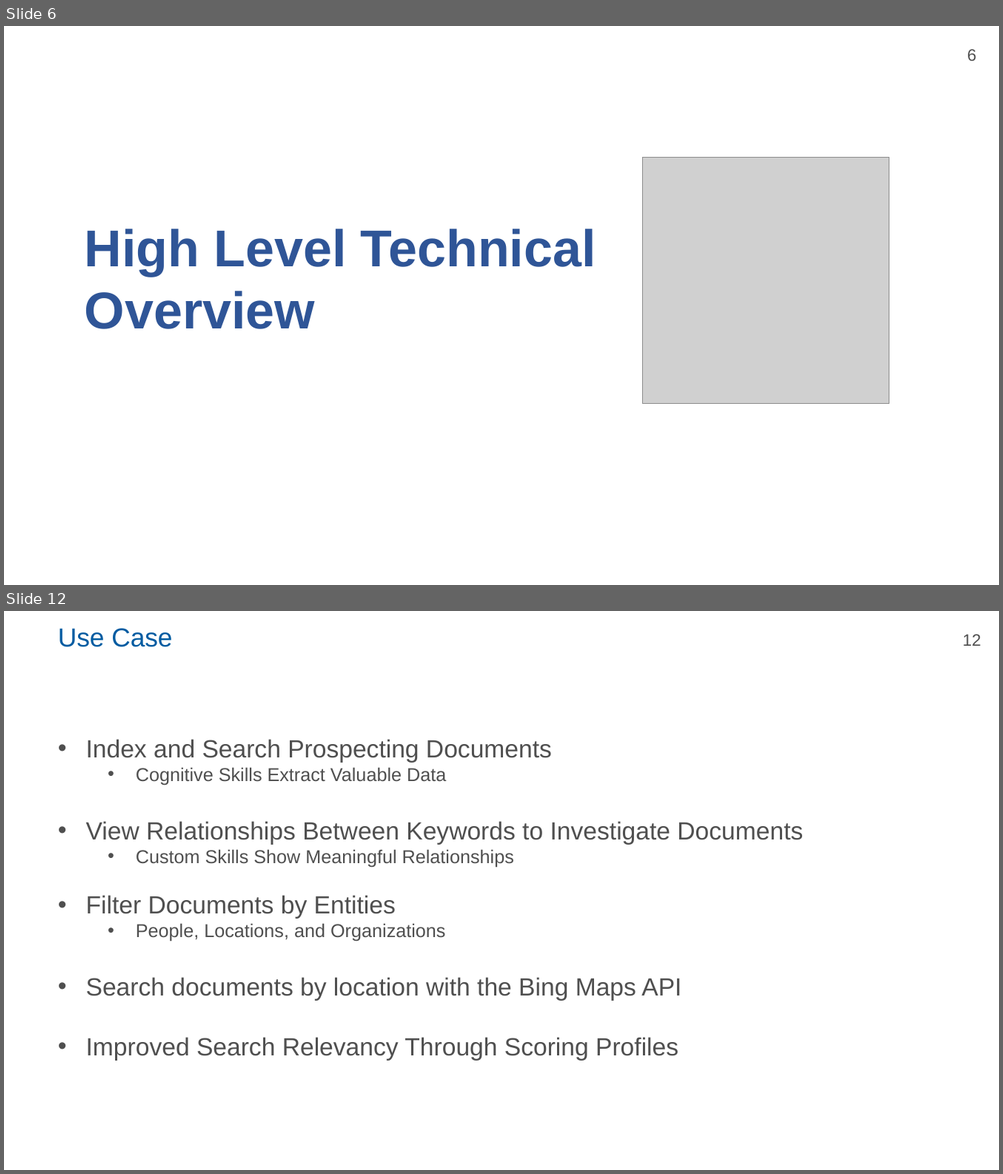
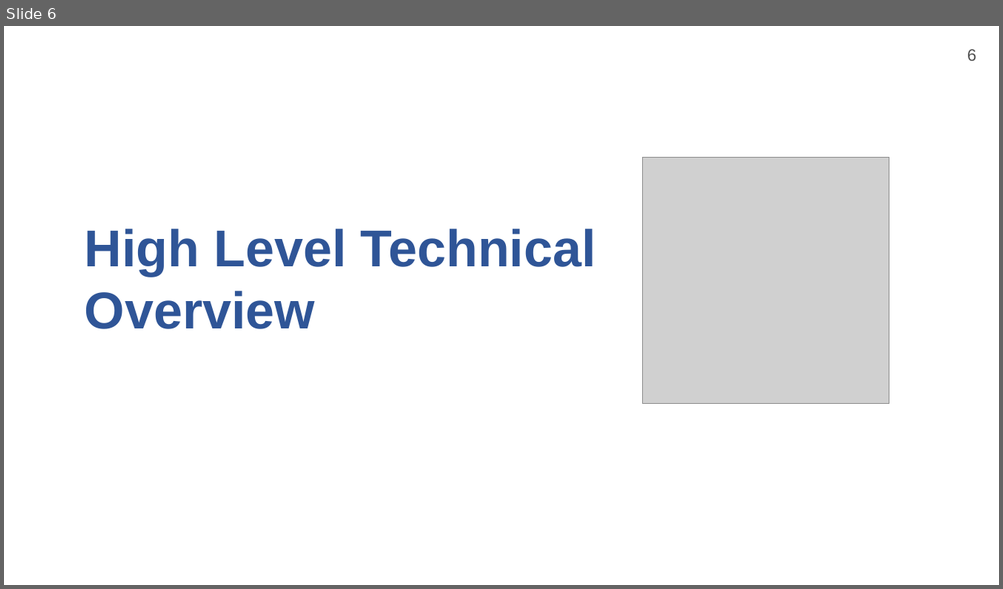
Before and after one commit to P4yDay/PyTorch, a slide deck: PyTorch.pptx. Shown one above the other, each under a label of ours: slides 6 and 12 before the commit, slide 6 after it; the slides between them are not shown. The pictures are 1003x1174 and 1003x589 pixels, drawn with LibreOffice and Linux fonts; fonts in the diff are those of the drawing; grey boxes stand for pictures; background and template pictures are left out. Boxes give left, top, right and bottom in pixels: in the first picture for what was removed or moved away, otherwise in the second. Text is boxed around its words. In the diff, an @@ line names an element or a change of style, - is before the commit and + after.

```diff
--- a/PyTorch.pptx
+++ b/PyTorch.pptx
@@ slide 12 removed at (x1=4, y1=611, x2=999, y2=1170), background picture (left out); not listed: 1 template element that a slide beside it also shows @@
@@ title removed at (x1=58, y1=628, x2=172, y2=647) @@
-Use Case
@@ text removed at (x1=86, y1=739, x2=802, y2=1061) @@
-• Index and Search Prospecting Documents
-  • Cognitive Skills Extract Valuable Data
-• View Relationships Between Keywords to Investigate Documents
-  • Custom Skills Show Meaningful Relationships
-• Filter Documents by Entities
-  • People, Locations, and Organizations
-• Search documents by location with the Bing Maps API
-• Improved Search Relevancy Through Scoring Profiles
```
Also in this commit, not shown: 3 slides changed, 3 slides added, 3 other slides removed.
